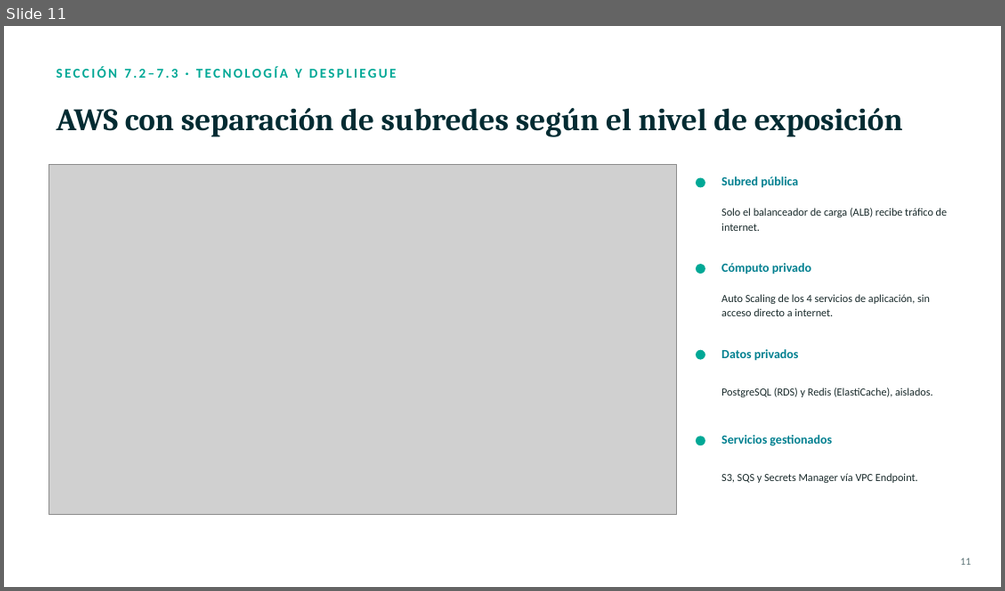
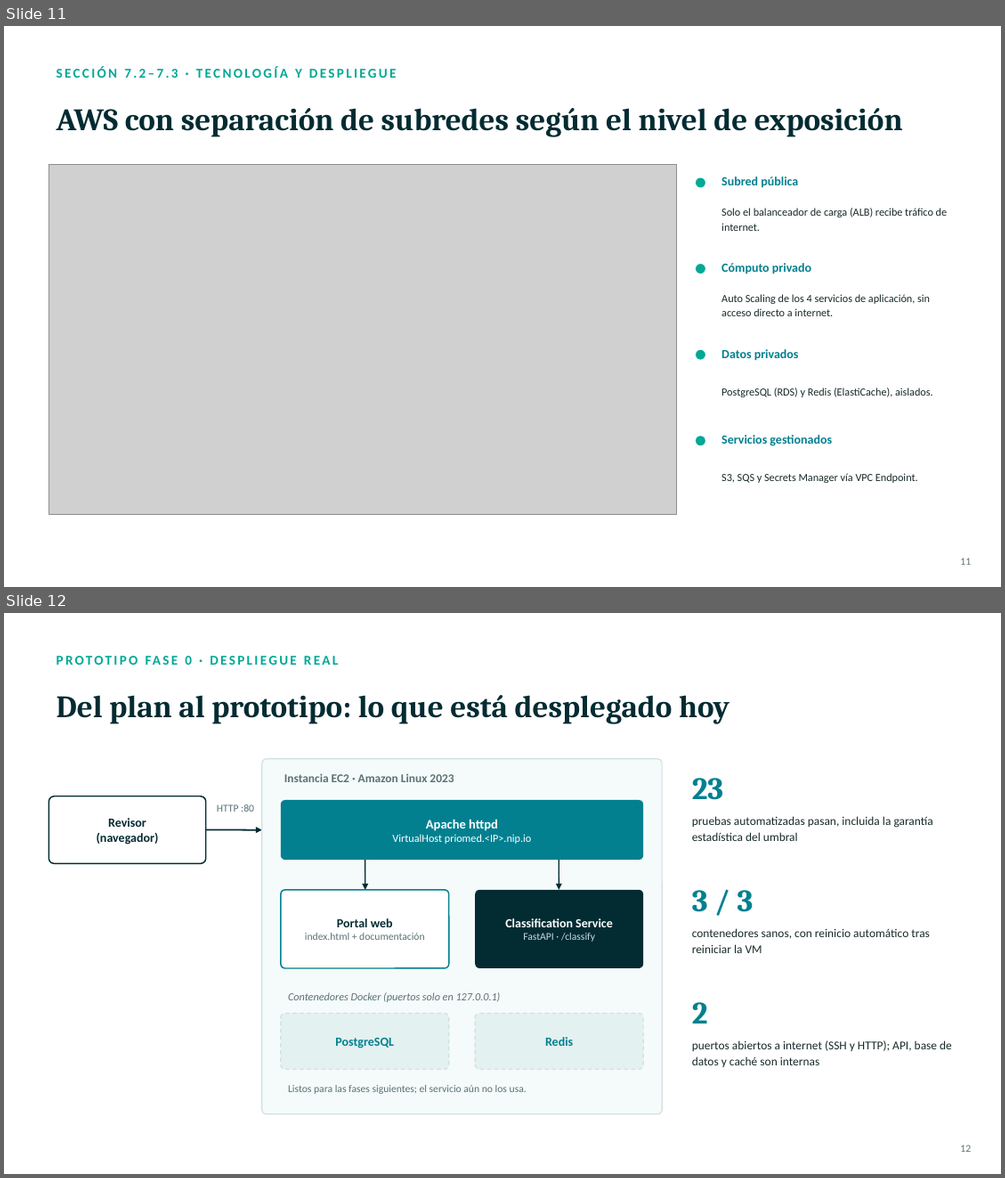
Before and after one commit to Carlos-Avellaneda-2/priomed-docs, a slide deck: presentation/PrioMed_Presentacion.pptx. Shown one above the other, each under a label of ours: slide 11 before the commit, slides 11 and 12 after it. The pictures are 1005x591 and 1005x1178 pixels, drawn with LibreOffice and Linux fonts; fonts in the diff are those of the drawing; grey boxes stand for pictures. Boxes give left, top, right and bottom in pixels: in the first picture for what was removed or moved away, otherwise in the second. Text is boxed around its words. In the diff, an @@ line names an element or a change of style, - is before the commit and + after.

Commit message:
Actualizar la presentación y el guion con el prototipo desplegado
- Tres diapositivas nuevas: arquitectura desplegada en EC2, portal web
  con la nota releída y resultados de sensibilidad sobre datos sintéticos
- Fase 0 marcada como desplegada y próximos pasos actualizados
- Numeración automática de diapositivas
- Guion reescrito para exponer todo el proyecto (17 diapositivas, unos
  14 minutos), con demostración opcional y preguntas probables; el build
  lo copia como notas del orador

```diff
--- a/presentation/PrioMed_Presentacion.pptx
+++ b/presentation/PrioMed_Presentacion.pptx
@@ slide 12 added at (x1=4, y1=613, x2=1001, y2=1174), background #FFFFFF @@
@@ text added at (x1=185, y1=656, x2=192, y2=665), 13 pt, text #00A896, bold @@
+PROTOTIPO FASE 0 · DESPLIEGUE REAL
@@ text added at (x1=57, y1=695, x2=729, y2=724), 30 pt, text #032B32, bold @@
+Del plan al prototipo: lo que está desplegado hoy
@@ rounded rectangle added at (x1=262, y1=759, x2=662, y2=1114), fill #F5FAFA, outline #CFE0E0 1 pt @@
@@ rounded rectangle added at (x1=48, y1=796, x2=206, y2=863), fill #FFFFFF, outline #032B32 1.25 pt @@
@@ text added at (x1=284, y1=773, x2=453, y2=782), 11.5 pt, text #5B7275, bold @@
+Instancia EC2 · Amazon Linux 2023
@@ text added at (x1=692, y1=778, x2=723, y2=800), 30 pt, text #028090, bold @@
+23
@@ text added at (x1=97, y1=818, x2=159, y2=844), 12 pt, text #032B32, bold @@
+Revisor
+(navegador)
@@ text added at (x1=217, y1=804, x2=254, y2=811), 10 pt, text #5B7275 @@
+HTTP :80
@@ rounded rectangle added at (x1=281, y1=800, x2=643, y2=860), fill #028090 @@
@@ text added at (x1=392, y1=819, x2=532, y2=844), 10.5 pt, text #FFFFFF @@
+Apache httpd
+VirtualHost priomed.<IP>.nip.io
@@ text added at (x1=692, y1=816, x2=933, y2=841), 11.5 pt, text #18292A @@
+pruebas automatizadas pasan, incluida la garantía estadística del umbral
@@ arrow added from (206, 830) to (262, 830), #032B32 1.5 pt @@
@@ arrow added from (365, 860) to (365, 890), #032B32 1.25 pt @@
@@ arrow added from (558, 860) to (558, 890), #032B32 1.25 pt @@
@@ rounded rectangle added at (x1=281, y1=890, x2=449, y2=968), fill #FFFFFF, outline #028090 1.25 pt @@
@@ rounded rectangle added at (x1=475, y1=890, x2=643, y2=968), fill #032B32 @@
@@ text added at (x1=692, y1=890, x2=753, y2=912), 30 pt, text #028090, bold @@
+3 / 3
@@ text added at (x1=305, y1=918, x2=424, y2=940), 10 pt, text #5B7275 @@
+Portal web
+index.html + documentación
@@ text added at (x1=505, y1=918, x2=613, y2=941), 12 pt, text #FFFFFF, bold @@
+Classification Service
+FastAPI · /classify
@@ text added at (x1=692, y1=928, x2=930, y2=953), 11.5 pt, text #18292A @@
+contenedores sanos, con reinicio automático tras reiniciar la VM
@@ text added at (x1=288, y1=992, x2=501, y2=1002), 10.5 pt, text #5B7275, italic @@
+Contenedores Docker (puertos solo en 127.0.0.1)
@@ text added at (x1=692, y1=1002, x2=708, y2=1023), 30 pt, text #028090, bold @@
+2
@@ rounded rectangle added at (x1=281, y1=1013, x2=449, y2=1070), fill #E3F1F0, outline #CFE0E0 1 pt dashed @@
@@ text added at (x1=335, y1=1038, x2=394, y2=1048), 12 pt, text #028090, bold @@
+PostgreSQL
@@ rounded rectangle added at (x1=475, y1=1013, x2=643, y2=1070), fill #E3F1F0, outline #CFE0E0 1 pt dashed @@
@@ text added at (x1=545, y1=1037, x2=573, y2=1046), 12 pt, text #028090, bold @@
+Redis
@@ text added at (x1=692, y1=1040, x2=952, y2=1067), 11.5 pt, text #18292A @@
+puertos abiertos a internet (SSH y HTTP); API, base de datos y caché son internas
@@ text added at (x1=288, y1=1085, x2=526, y2=1094), 10 pt, text #5B7275 @@
+Listos para las fases siguientes; el servicio aún no los usa.
@@ text added at (x1=960, y1=1144, x2=971, y2=1151), 10 pt, text #5B7275 @@
+12
```
Also in this commit, not shown: 3 slides changed, 2 other slides added, 4 other files.
